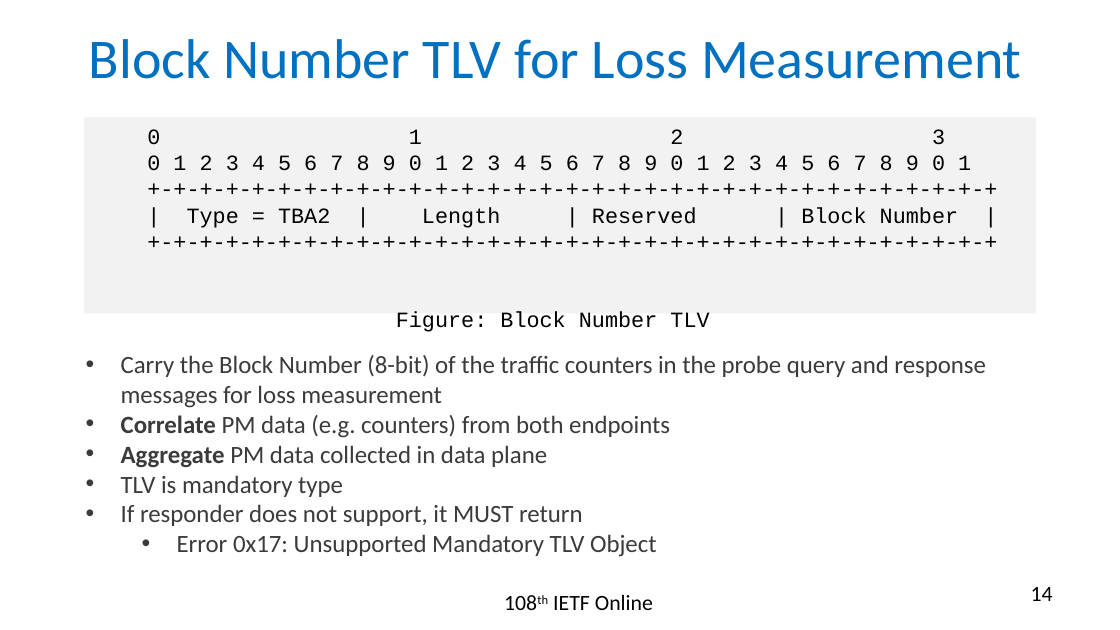
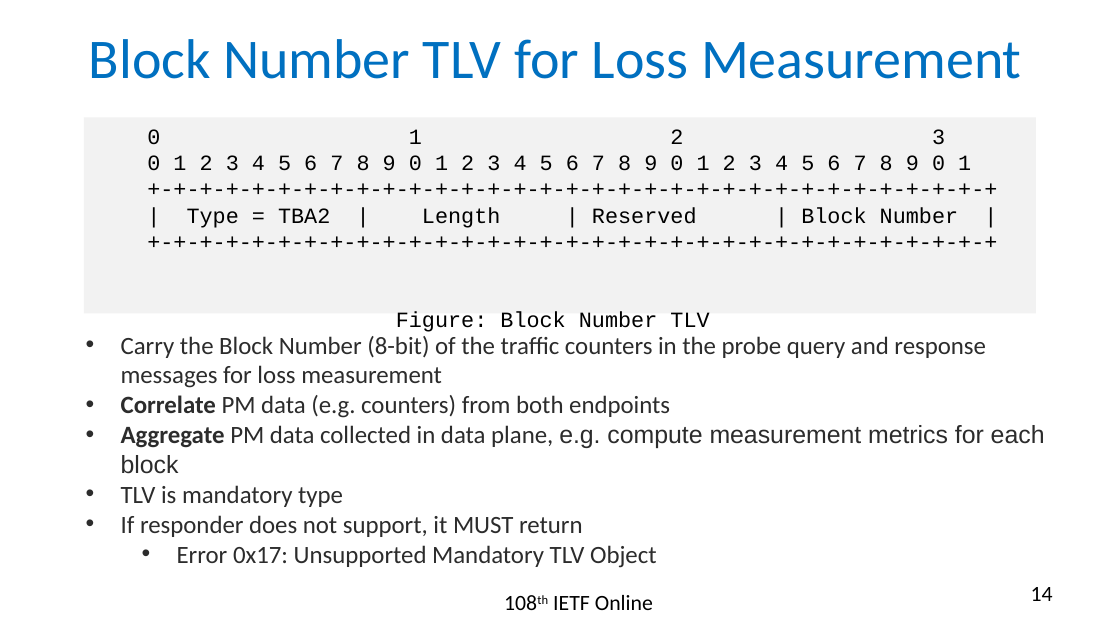
Before and after one commit to rakgandhi/ietf-slides, a slide deck: slide 14 of draft-gandhi-mpls-rfc6374-sr-05.pptx. Drawn at 1120x630 pixels with LibreOffice and Linux fonts; fonts in the diff are those of the drawing. Boxes give left, top, right and bottom in pixels: in the first picture for what was removed or moved away, otherwise in the second. Text is boxed around its words. In the diff, an @@ line names an element or a change of style, - is before the commit and + after.

```diff
--- a/draft-gandhi-mpls-rfc6374-sr-05.pptx
+++ b/draft-gandhi-mpls-rfc6374-sr-05.pptx
@@ text "Carry the Block Number (8-bit) ...": place and size @@
-text "Carry the Block Number (8-bit) ..." at [121, 355, 986, 557]
+text "Carry the Block Number (8-bit) ..." at [121, 336, 1045, 568]
@@ text at [121, 336, 986, 568]: text colour #3B3B3B to #2C2C2C in "Carry the Block Number (8-bit) of the ...", "Correlate PM data (e.g. counters) from both ...", "TLV is mandatory type", "If responder does not support, it MUST ..." and 1 more places @@
@@ text at [121, 425, 1045, 474]: text changed; font Calibri to Arial; text colour #3B3B3B to #2C2C2C @@
-• Aggregate PM data collected in data plane
+• Aggregate PM data collected in data plane, e.g. compute measurement metrics for each block
```
Also in this commit, not shown: 1 other slide changed, 1 other file.
